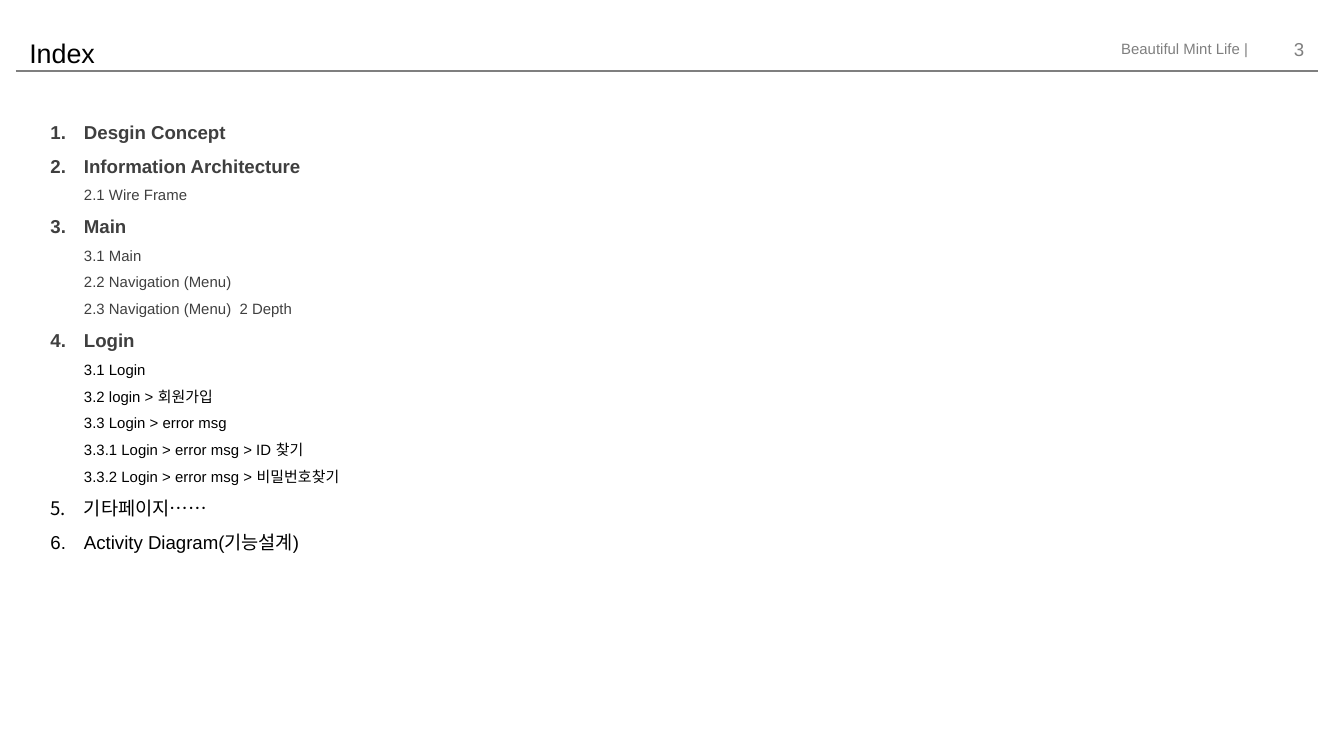
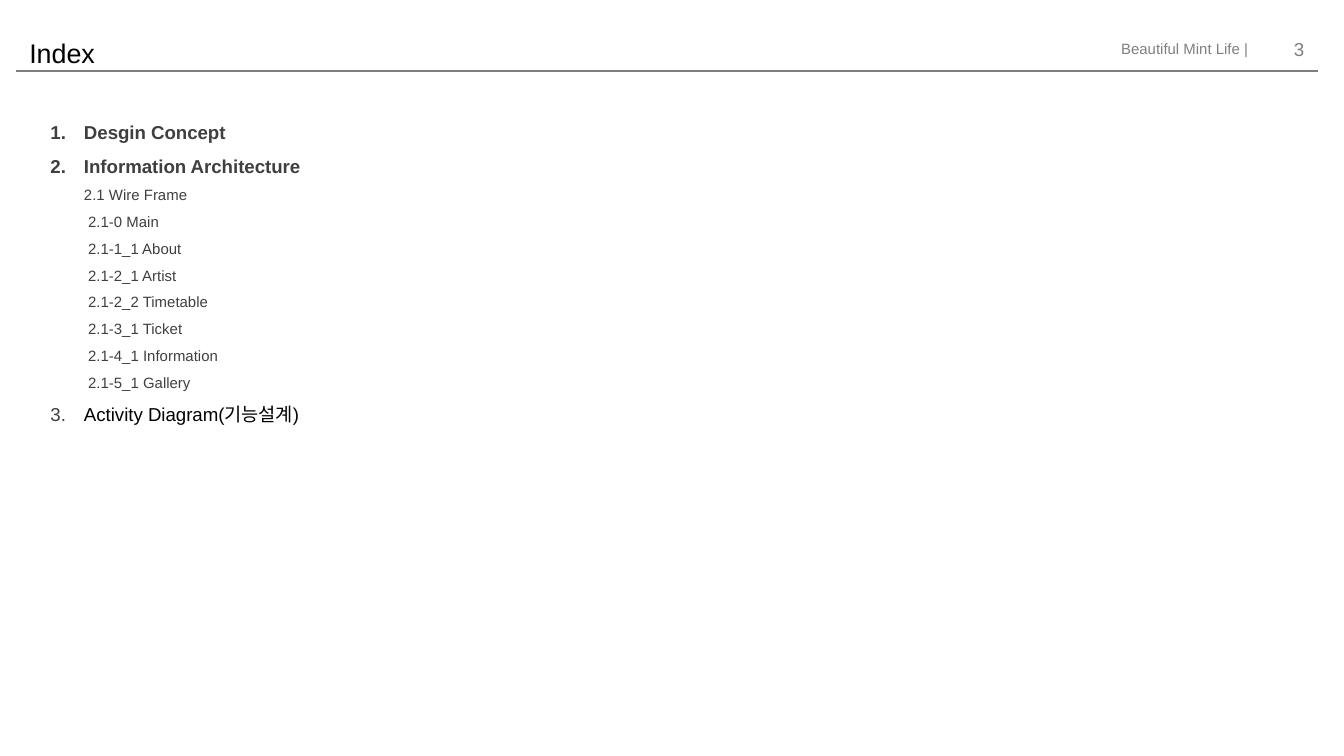
Before and after one commit to lsh58/homework, a slide deck: slide 3 of 스토리보드수행과제/스토리보드수행과제.pptx. Drawn at 1344x756 pixels with LibreOffice and Linux fonts; fonts in the diff are those of the drawing. Boxes give left, top, right and bottom in pixels: in the first picture for what was removed or moved away, otherwise in the second. Text is boxed around its words. In the diff, an @@ line names an element or a change of style, - is before the commit and + after.

```diff
--- a/스토리보드수행과제/스토리보드수행과제.pptx
+++ b/스토리보드수행과제/스토리보드수행과제.pptx
@@ text at (84,159,301,391): text changed @@
-2. Information Architecture
-   2.1 Wire Frame
-3. Main
-   3.1 Main
-   2.2 Navigation (Menu)
-2.3 Navigation (Menu) 2 Depth
-1. Login
-   3.1 Login
-   3.2 login > 회원가입
-   3.3 Login > error msg
-   3.3.1 Login > error msg > ID 찾기
-   3.3.2 Login > error msg > 비밀번호찾기
-2. 기타페이지……
+2. Information Architecture
+   2.1 Wire Frame
+   2.1-0 Main
+   2.1-1_1 About
+   2.1-2_1 Artist
+   2.1-2_2 Timetable
+   2.1-3_1 Ticket
+   2.1-4_1 Information
+   2.1-5_1 Gallery
@@ text at (84,406,299,425): bullet colour #000000 to #3F3F3F @@
```
Also in this commit, not shown: 4 other slides changed, 8 slides added, 1 slide removed, 2 other files.
